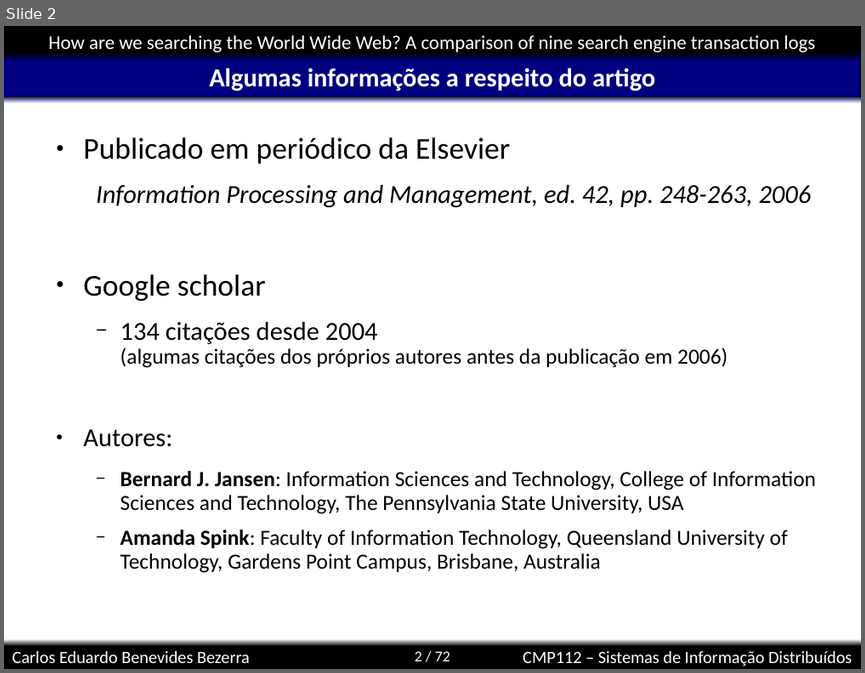
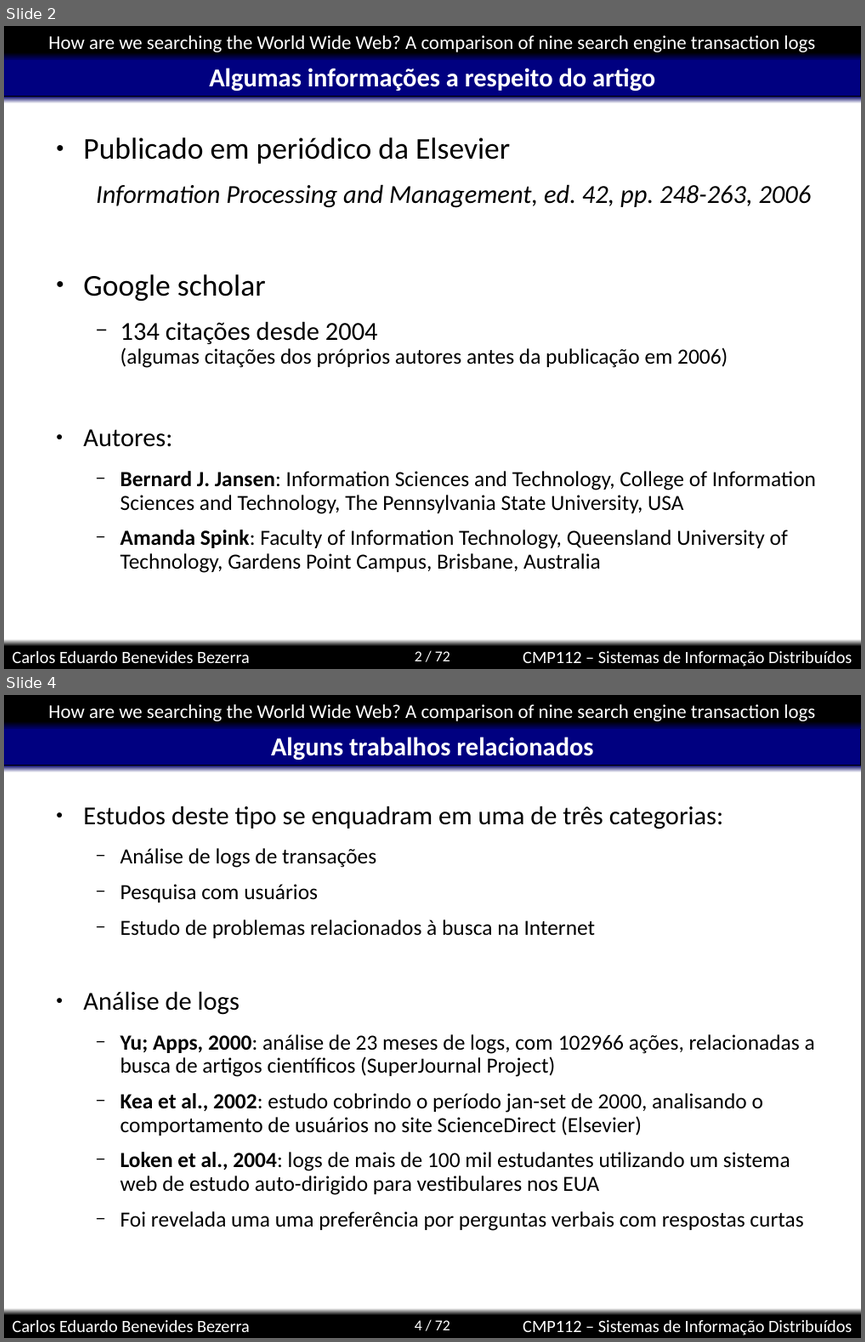
Before and after one commit to kdubezerra/kdubezerra, a slide deck: disciplinas/cmp112/artigohow.ppt. Shown one above the other, each under a label of ours: slide 2 before the commit, slides 2 and 4 after it; the slides between them are not shown. The pictures are 865x673 and 865x1342 pixels, drawn with LibreOffice and Linux fonts; fonts in the diff are those of the drawing; background and template pictures are left out. Boxes give left, top, right and bottom in pixels: in the first picture for what was removed or moved away, otherwise in the second. Text is boxed around its words. In the diff, an @@ line names an element or a change of style, - is before the commit and + after.

```diff
--- a/disciplinas/cmp112/artigohow.ppt
+++ b/disciplinas/cmp112/artigohow.ppt
@@ slide 4 added at box(4, 695, 861, 1338), background #FFFFFF; not listed: 8 template elements that a slide beside it also shows @@
@@ title added at box(271, 737, 593, 760), 24 pt, text #FFFFFF, bold @@
+Alguns trabalhos relacionados
@@ text added at box(83, 805, 815, 1231), 20 pt, text #000000 @@
+● Estudos deste tipo se enquadram em uma de três categorias:
+  − Análise de logs de transações
+  − Pesquisa com usuários
+  − Estudo de problemas relacionados à busca na Internet
+● Análise de logs
+  − Yu; Apps, 2000: análise de 23 meses de logs, com 102966 ações, relacionadas a busca de artigos científicos (SuperJournal Project)
+  − Kea et al., 2002: estudo cobrindo o período jan-set de 2000, analisando o comportamento de usuários no site ScienceDirect (Elsevier)
+  − Loken et al., 2004: logs de mais de 100 mil estudantes utilizando um sistema web de estudo auto-dirigido para vestibulares nos EUA
+  − Foi revelada uma uma preferência por perguntas verbais com respostas curtas
```
Also in this commit, not shown: 1 slide changed, 6 other slides added.
